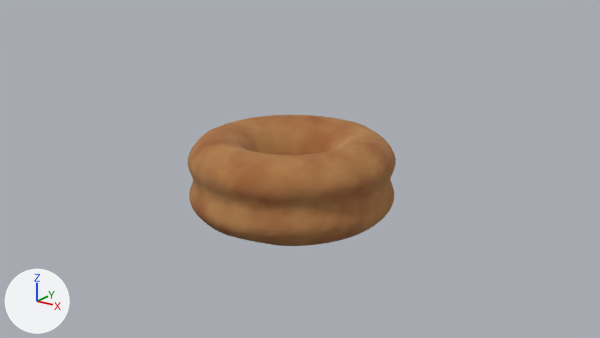
Two versions of the Blender file Day3-Donut/donut.blend, one commit apart.
Camera for both pictures: the file's camera 'Camera'. Every picture has the same lights, and +X, +Y and +Z are marked at lower left.

The scene before the commit, as lines of its bpy script (objects in view):
```python
ob_donut = bpy.data.objects.new('Donut', me_torus_001)
ob_donut.location = (0.0, 0.0, -0.0084)
```
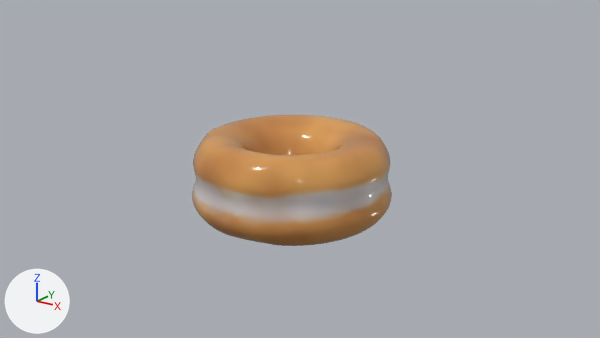
Edits to the bpy script that builds the scene:
```text
Add img_donut_base_texture:
    img_donut_base_texture = load_image('donut-base-texture', 'donut-base-texture.png', 512, 512, 'sRGB')
Change mat_beige:
    remove # nodes: BsdfPrincipled, Bump, OutputMaterial, TexCoord, TexNoise, ValToRGB
    remove # colours: orange #cd9f63, brown #84300b
    nodes: BsdfPrincipled, Bump, Mix, OutputMaterial, TexCoord, TexImage, TexNoise
    uses the picture img_donut_base_texture
Change me_torus_001:
    used by ob_donut; location = (0.0, 0.0, -0.0084)
    remove me_torus_001.from_pydata(...)  # 640 vertices, 640 faces; spans x -0.0496..0.0487, y -0.0487..0.0487, z -0.02..0.02
    add me_torus_001.from_pydata(...)  # 640 vertices, 640 faces; spans x -0.0473..0.0472, y -0.0473..0.0463, z -0.02..0.02
    me_torus_001 part 1: 401 of 640 vertices moved; they spanned x -0.0496..0.0487, y -0.0487..0.0487, z -0.0164..0.0154 and now span x -0.0473..0.0472, y -0.0473..0.0463, z -0.0164..0.0153; mean shift (0.0, 0.0, 0.0); largest move (-0.0496, -0.0079, -0.0081) -> (-0.0465, -0.0079, -0.0071)
```

Boxes (x1, y1, x2, y2) around the edits, measured in the pictures (600 x 338 px; the box of a moved part takes in the faces that stretch with it):
'Donut', surface changed, reshaped (brown to orange): before (188, 115, 396, 246); after (192, 115, 392, 246)
part 1 of me_torus_001, moved or reshaped: before (188, 122, 396, 246); after (192, 122, 392, 246)
